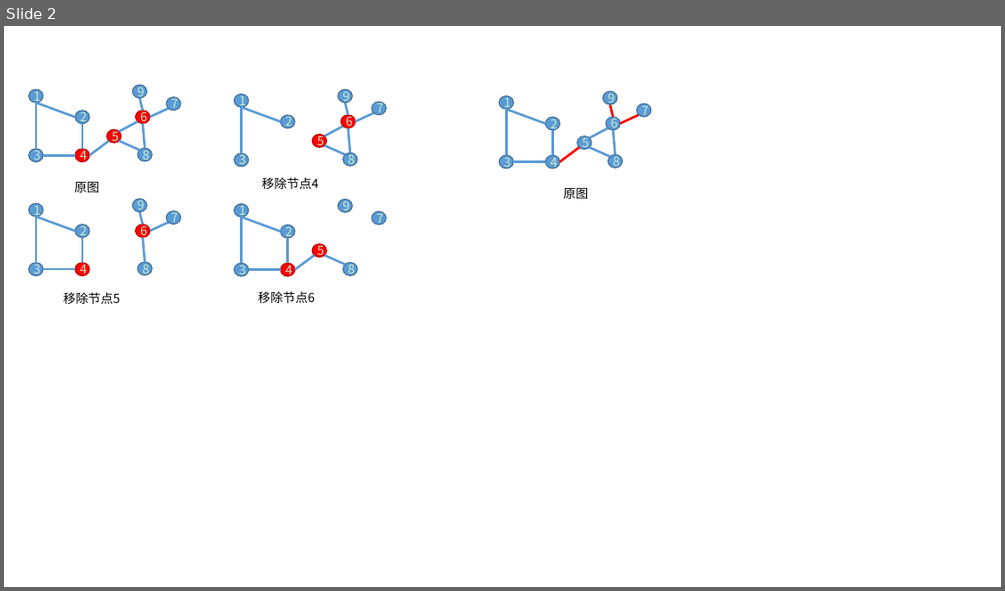
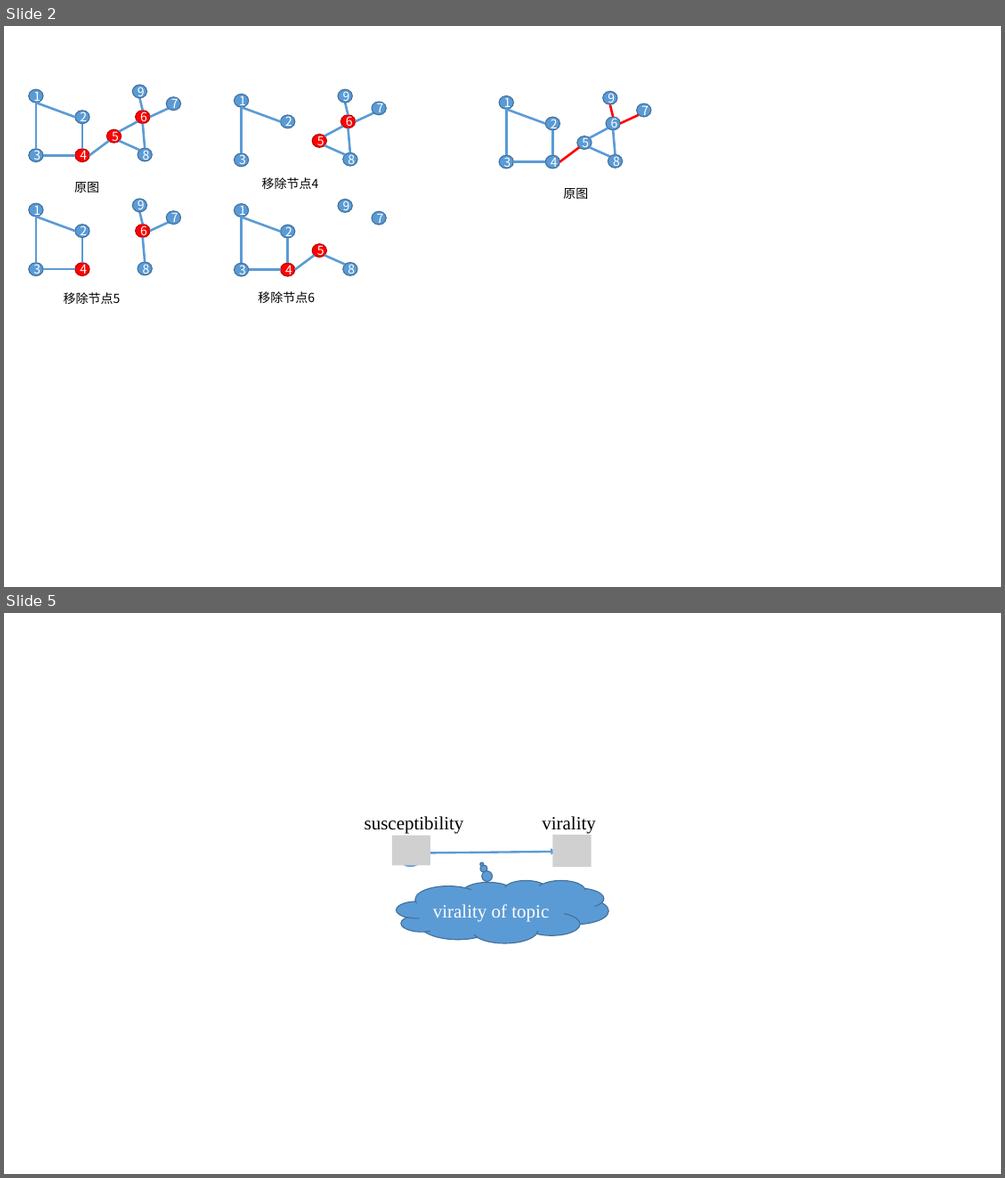
Before and after one commit to dataSnail/datasnail.github.io, a slide deck: graph_ppt/graph_PPT.pptx. Shown one above the other, each under a label of ours: slide 2 before the commit, slides 2 and 5 after it; the slides between them are not shown. The pictures are 1005x591 and 1005x1178 pixels, drawn with LibreOffice and Linux fonts; fonts in the diff are those of the drawing; grey boxes stand for pictures. Boxes give left, top, right and bottom in pixels: in the first picture for what was removed or moved away, otherwise in the second. Text is boxed around its words. In the diff, an @@ line names an element or a change of style, - is before the commit and + after.

```diff
--- a/graph_ppt/graph_PPT.pptx
+++ b/graph_ppt/graph_PPT.pptx
@@ slide 5 added at box(4, 613, 1001, 1174), background #FFFFFF @@
@@ group added at box(364, 816, 609, 943): 2 ellipses, 2 texts, 2 pictures, 1 arrow, 1 thought cloud @@
+susceptibility
+virality
+virality of topic
@@ slide 2 changed as well @@
@@ background #C7EDCC to #FFFFFF @@
@@ text colour #C7EDCC to #FFFFFF in 42 elements at box(29, 89, 43, 103), box(29, 149, 43, 162), box(75, 149, 89, 162), box(75, 111, 89, 124), box(106, 129, 121, 143), box(136, 111, 150, 124), box(138, 148, 152, 161), box(166, 97, 180, 111), box(133, 85, 146, 99), box(235, 94, 249, 108), box(235, 153, 249, 167), box(281, 115, 295, 128), box(312, 135, 326, 148), box(340, 115, 355, 128), box(343, 152, 357, 166), box(372, 102, 386, 115), box(338, 89, 352, 103), box(29, 203, 43, 216), box(29, 263, 43, 276), box(75, 263, 89, 276), box(75, 224, 89, 238), box(136, 224, 150, 238), box(138, 262, 152, 275), box(166, 211, 180, 224), box(133, 199, 146, 212), box(235, 204, 249, 217), box(235, 263, 249, 276), box(281, 263, 295, 276), box(281, 224, 295, 239), box(312, 244, 326, 257), box(343, 263, 357, 276), box(372, 211, 386, 224), box(338, 199, 352, 212), box(499, 95, 513, 109), box(499, 155, 513, 168), box(545, 155, 559, 168), box(545, 118, 559, 131), box(577, 136, 591, 150), box(606, 117, 620, 130), box(608, 155, 623, 168), box(637, 103, 651, 118), box(603, 91, 617, 104) @@
```
Also in this commit, not shown: 1 other slide changed, 3 other slides added, 10 other files.
